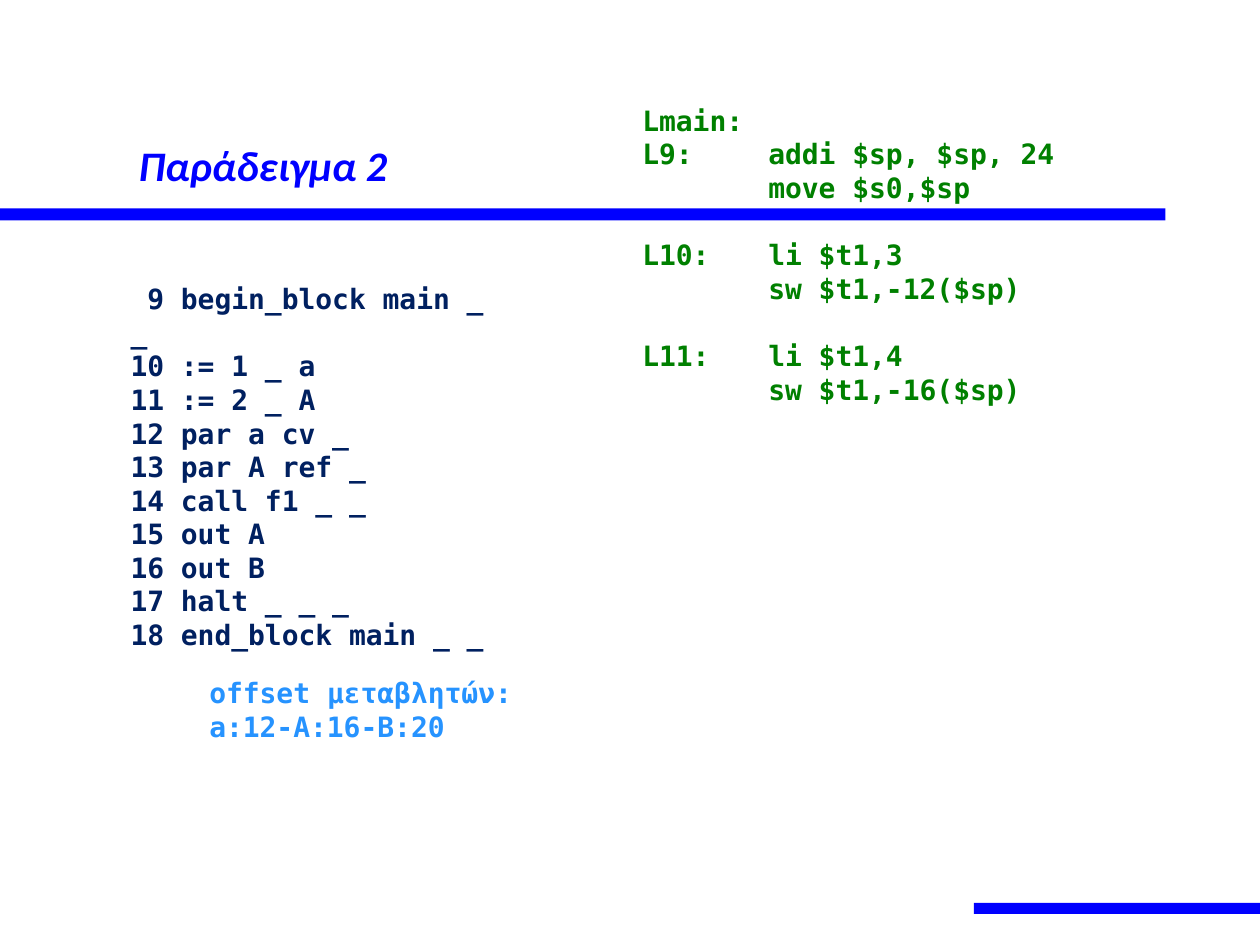
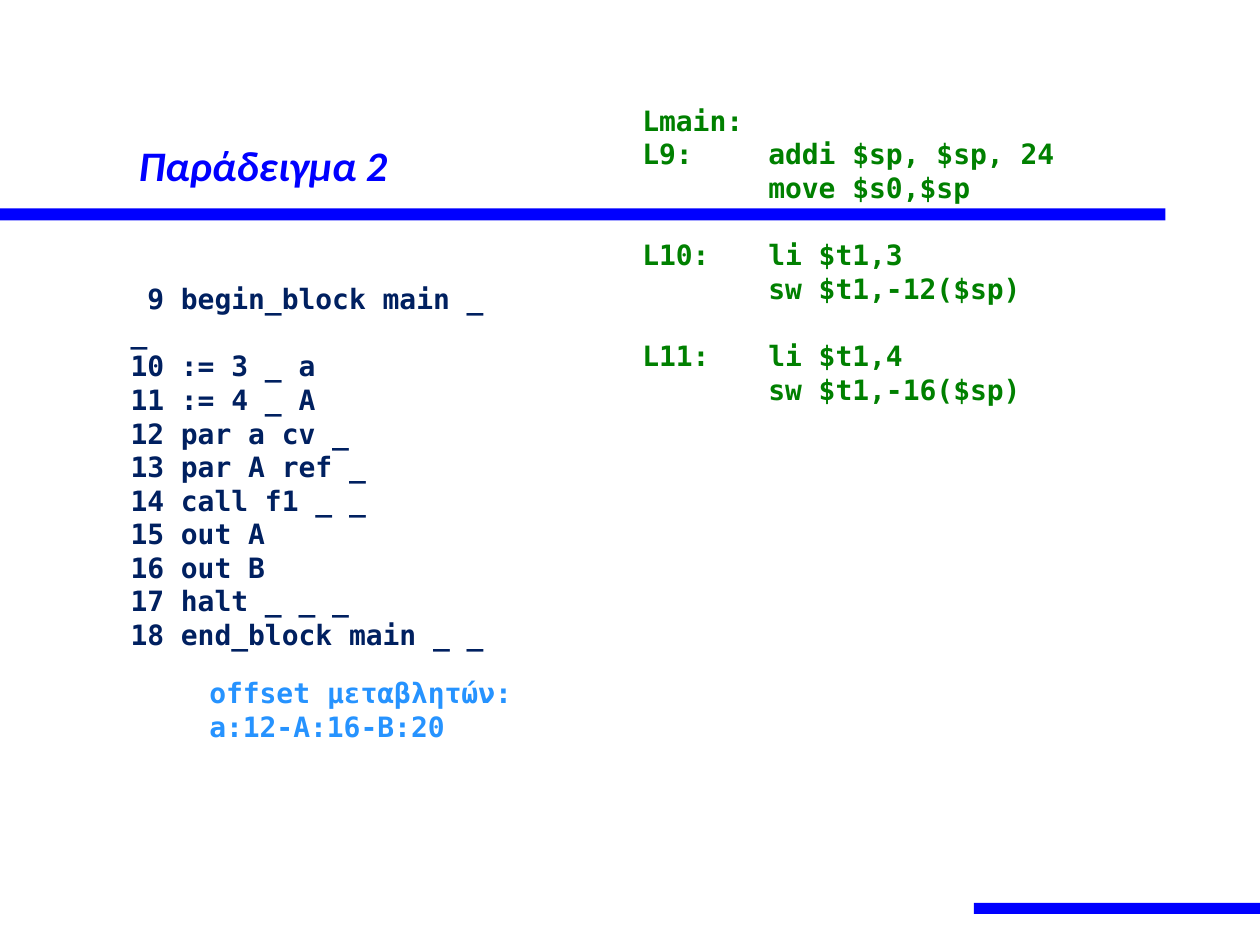
Before and after one commit to ketoglou/mlc, a slide deck: slide 42 of documents/course/Παραδείγματα Τελικού Κώδικα.pptx. Drawn at 1260x945 pixels with LibreOffice and Linux fonts; fonts in the diff are those of the drawing. Boxes give left, top, right and bottom in pixels: in the first picture for what was removed or moved away, otherwise in the second. Text is boxed around its words. In the diff, an @@ line names an element or a change of style, - is before the commit and + after.

```diff
--- a/documents/course/Παραδείγματα Τελικού Κώδικα.pptx
+++ b/documents/course/Παραδείγματα Τελικού Κώδικα.pptx
@@ text at box(131, 355, 316, 410): text changed @@
-10 := 1 _ a
-11 := 2 _ A
+10 := 3 _ a
+11 := 4 _ A
```
Also in this commit, not shown: 8 other slides changed, 11 other files.
